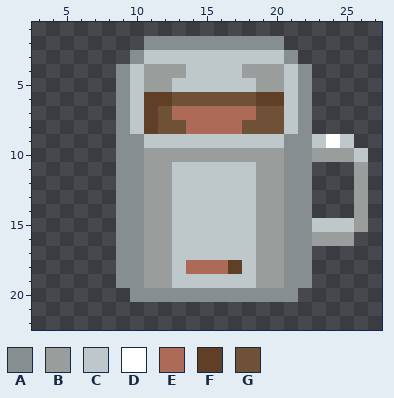
File history of a pixel-art sprite, packages/nouns-img-permutator/assets/layer-3/head-mug.png. Above, as it was before the edit.
The file is 32x32 pixels. Shown: x 3..27, y 1..22.
Palette (. is transparent): A #868e8f  B #999d9c  C #bec7ca  D #ffffff  E #ad6a56  F #5f4026  G #6f5138
Pixels before, first column x 9:
 2 ..AAAAAAAAAA......
 3 .ACCCCCCCCCCA.....
 4 ACBBBCCCCBBBCA....
 5 ACBBCCCCCCBBCA....
 6 ACFFGGGGGGFFCA....
 7 ACFGEEEEEEGGCA....
 8 ACFGGEEEEGGGCA....
 9 AACCCCCCCCCCAACDC.
10 AABBBBBBBBBBAABBBC
11 AABBCCCCCCBBAA...B
12 AABBCCCCCCBBAA...B
13 AABBCCCCCCBBAA...B
14 AABBCCCCCCBBAA...B
15 AABBCCCCCCBBAACCCB
16 AABBCCCCCCBBAABBB.
17 AABBCCCCCCBBAA....
18 AABBCEEEFCBBAA....
19 AABBCCCCCCBBAA....
20 .AAAAAAAAAAAA.....
Once edited:
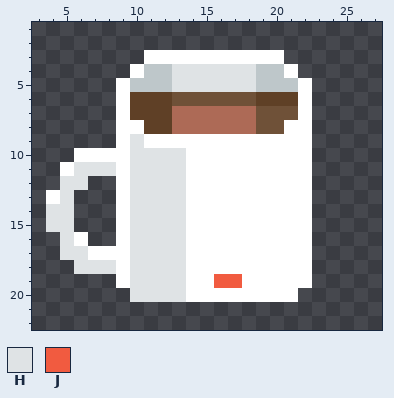
Colours new in this view: H #dfe3e5  J #f15b40
The commit says: white mug, red lips
The edit:
Changed rows in their new state; - is an unchanged pixel.
first column x 4:
 2 -------..........------
 3 ------.DDDDDDDDDD.-----
 4 -----.DCCHHHHHHCCD.----
 5 -----D-CCHHHHHHCC-D----
 6 -----DF----------FD----
 7 -----DF-F--------GD----
 8 -----DD-FE----E--DD----
 9 -----DHDDDDDDDDDDDD...-
10 --DDDDHHHHDDDDDDDDD....
11 -DHHHDHHHHDDDDDDDDD---.
12 -HH--DHHHHDDDDDDDDD---.
13 DH---DHHHHDDDDDDDDD---.
14 HH---DHHHHDDDDDDDDD---.
15 HH---DHHHHDDDDDDDDD....
16 -HD--DHHHHDDDDDDDDD...-
17 -HHDDDHHHHDDDDDDDDD----
18 --HHHDHHHHDDDDDDDDD----
19 -----DHHHHDDJJDDDDD----
20 ------HHHHDDDDDDDD-----
Boxes around the changes in both pictures, in picture pixels (x1, y1, x2, y2):
changed: (46, 36, 368, 302)
